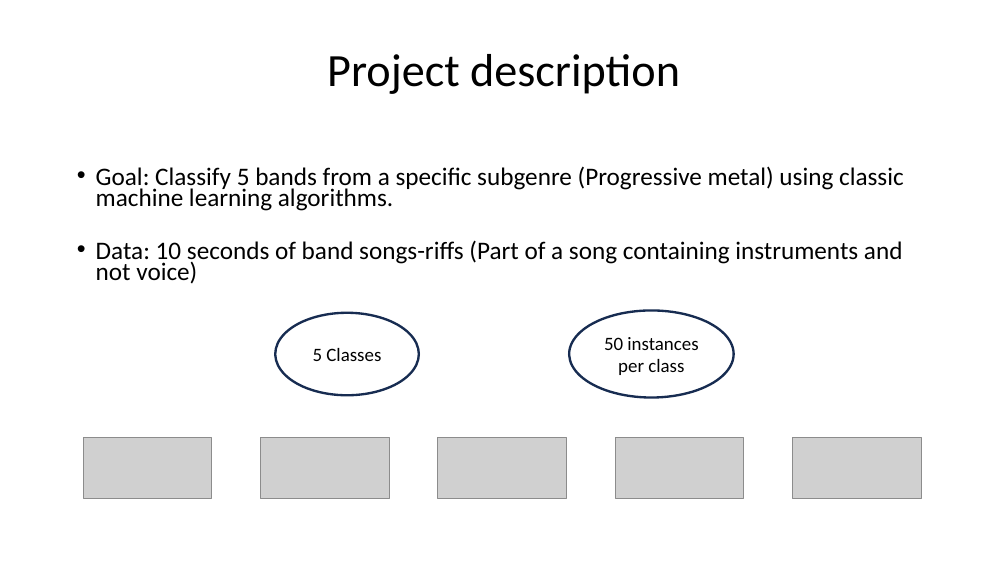
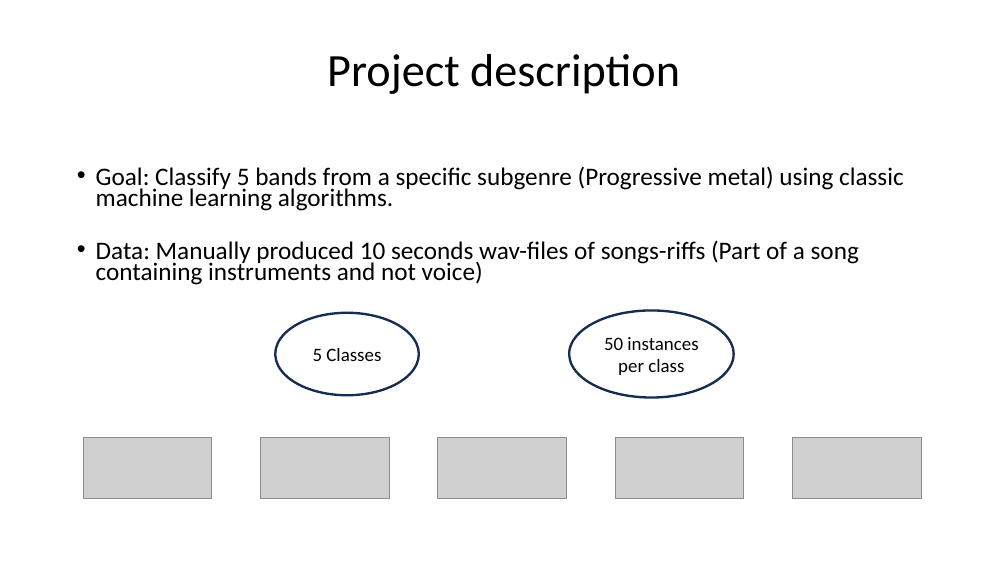
Before and after one commit to johnsaveus/Prog_Metal_Classification, a slide deck: slide 2 of Report.odp. Drawn at 1008x567 pixels with LibreOffice and Linux fonts; fonts in the diff are those of the drawing; grey boxes stand for pictures. Boxes give left, top, right and bottom in pixels: in the first picture for what was removed or moved away, otherwise in the second. Text is boxed around its words. In the diff, an @@ line names an element or a change of style, - is before the commit and + after.

```diff
--- a/Report.odp
+++ b/Report.odp
@@ text at [96, 240, 859, 285]: text changed @@
-• Data: 10 seconds of band songs-riffs (Part of a song containing instruments and not voice)
+• Data: Manually produced 10 seconds wav-files of songs-riffs (Part of a song containing instruments and not voice)
```
Also in this commit, not shown: 4 other slides changed, 8 other files.
